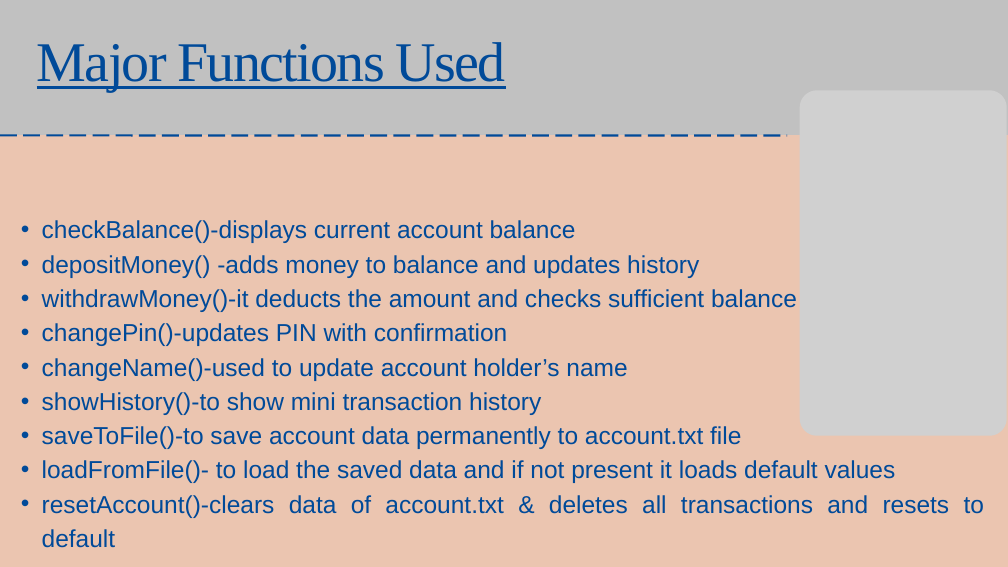
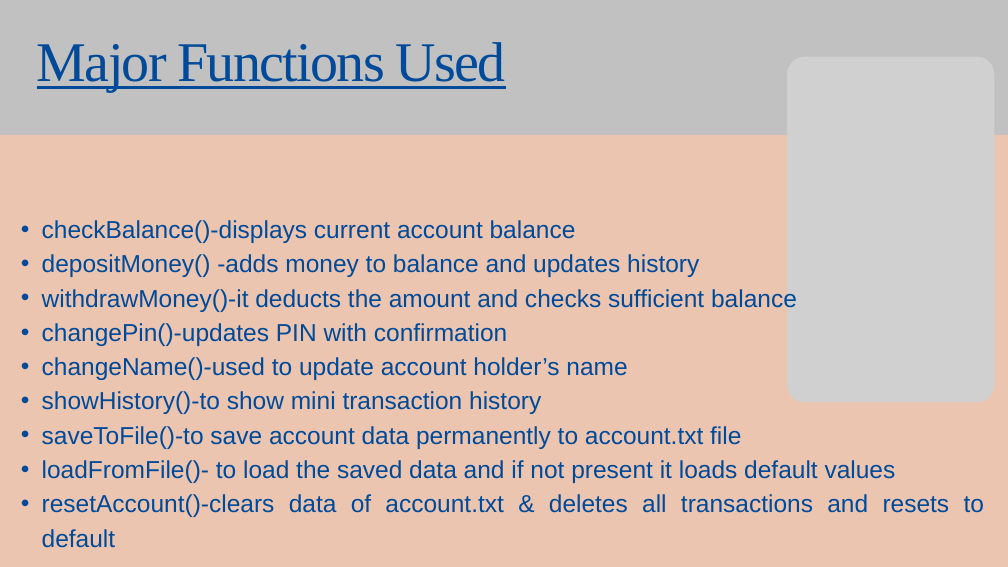
Before and after one commit to PrakharGoyal-coder/C_Project, a slide deck: slide 8 of Presentation-C prog ATM Simulator Project_Prakhar Goyal.pptx (slide 6 before the commit). Drawn at 1008x567 pixels with LibreOffice and Linux fonts; fonts in the diff are those of the drawing; grey boxes stand for pictures. Boxes give left, top, right and bottom in pixels: in the first picture for what was removed or moved away, otherwise in the second. Text is boxed around its words. In the diff, an @@ line names an element or a change of style, - is before the commit and + after.

```diff
--- a/Presentation-C prog ATM Simulator Project_Prakhar Goyal.pptx
+++ b/Presentation-C prog ATM Simulator Project_Prakhar Goyal.pptx
@@ picture moved from (x1=800, y1=90, x2=1007, y2=435) to (x1=787, y1=56, x2=994, y2=402) @@
@@ line removed from (0, 136) to (787, 136) @@
```
Also in this commit, not shown: 4 other slides changed, 5 slides added.
